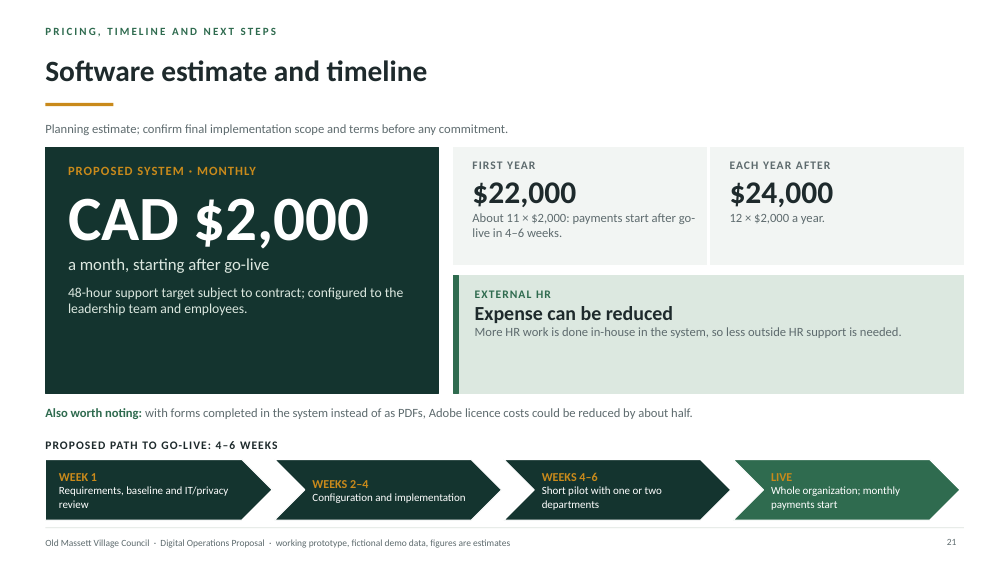
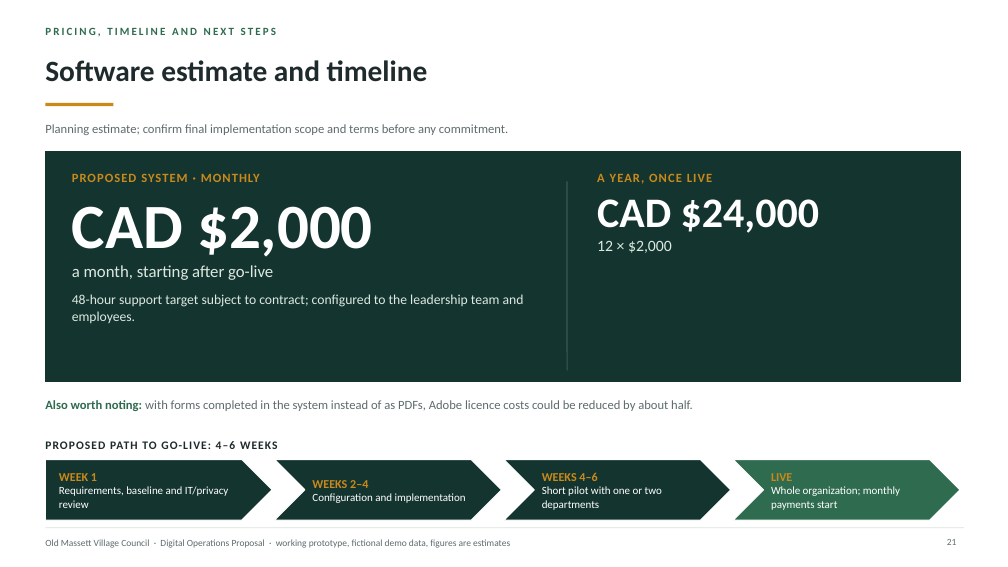
Before and after one commit to AndalibOlee/Portfolio, a slide deck: slide 21 of demo-platform/docs/Old_Massett_Village_Council_Executive_Digital_Operations_Proposal.pptx. Drawn at 1008x567 pixels with LibreOffice and Linux fonts; fonts in the diff are those of the drawing. Boxes give left, top, right and bottom in pixels: in the first picture for what was removed or moved away, otherwise in the second. Text is boxed around its words. In the diff, an @@ line names an element or a change of style, - is before the commit and + after.

```diff
--- a/demo-platform/docs/Old_Massett_Village_Council_Executive_Digital_Operations_Proposal.pptx
+++ b/demo-platform/docs/Old_Massett_Village_Council_Executive_Digital_Operations_Proposal.pptx
@@ rectangle removed at (454, 147, 707, 265) @@
@@ rectangle removed at (711, 147, 964, 265) @@
@@ rectangle: place and size @@
-rectangle at (45, 147, 439, 393)
+rectangle at (45, 151, 960, 382)
@@ text "PROPOSED SYSTEM · MONTHLY" rewrapped from (68, 166, 404, 315) to (72, 173, 524, 323) @@
@@ text removed at (472, 161, 695, 237) @@
-FIRST YEAR
-$22,000
-About 11 × $2,000: payments start after go-live in 4–6 weeks.
@@ text at (597, 173, 819, 253): text changed; text colour #5E6B6E to #C98A1B @@
-EACH YEAR AFTER
-$24,000
-12 × $2,000 a year.
+A YEAR, ONCE LIVE
+CAD $24,000
+12 × $2,000
@@ line added from (567, 181) to (567, 371), #3A5A52 1 pt @@
@@ rectangle removed at (454, 276, 964, 393) @@
@@ rectangle removed at (454, 276, 458, 393) @@
@@ text removed at (475, 290, 902, 338) @@
-EXTERNAL HR
-Expense can be reduced
-More HR work is done in-house in the system, so less outside HR support is needed.
@@ text "Also worth noting: with forms ...": place and size @@
-text "Also worth noting: with forms ..." at (45, 408, 693, 419)
+text "Also worth noting: with forms ..." at (45, 400, 693, 411)
```
Also in this commit, not shown: 8 other files.
